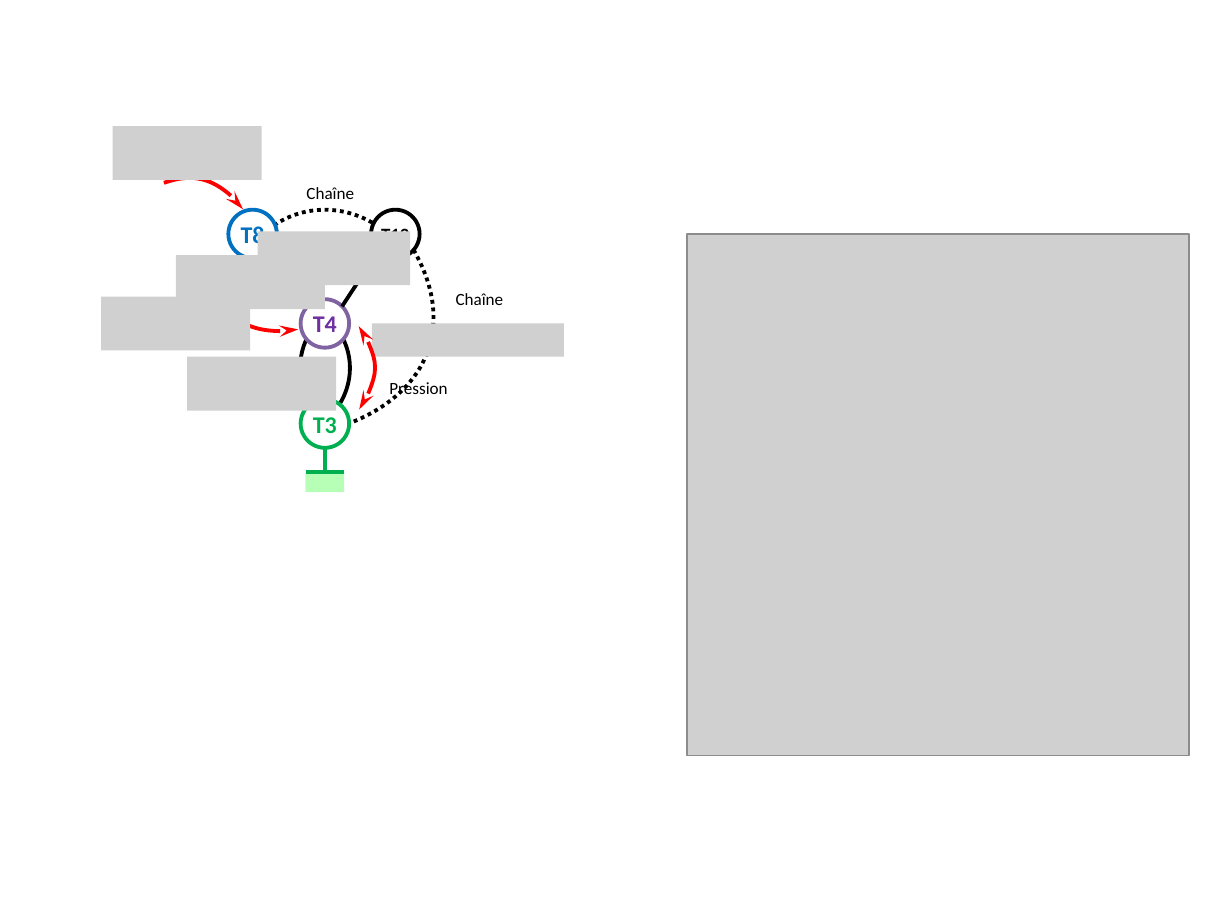
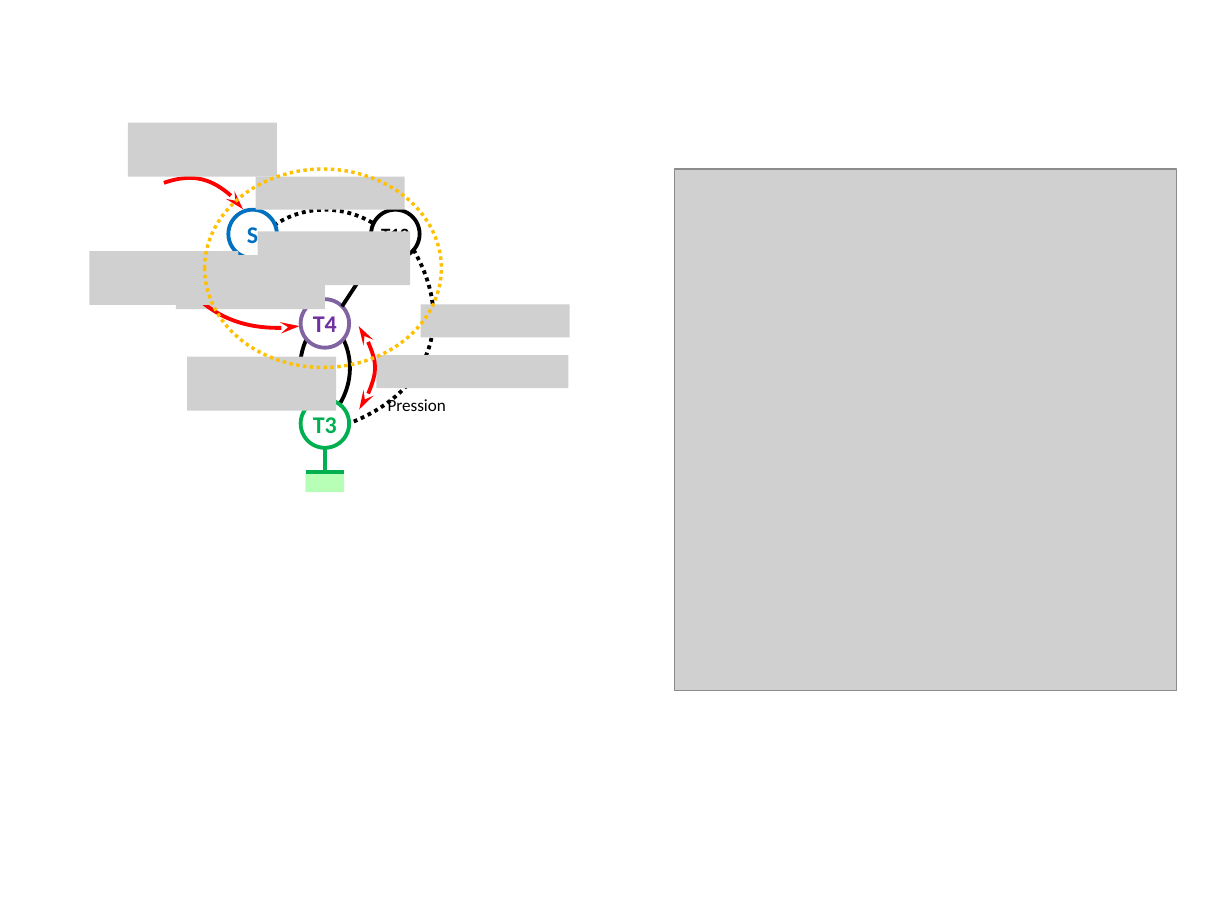
Before and after one commit to xpessoles/Cy_05_PSI_Energetique, a slide deck: slide 2 of Chapitre_01_Energetique/Application_03_ElevateurBateaux/Figures.pptx. Drawn at 1232x924 pixels with LibreOffice and Linux fonts; fonts in the diff are those of the drawing; grey boxes stand for pictures. Boxes give left, top, right and bottom in pixels: in the first picture for what was removed or moved away, otherwise in the second. Text is boxed around its words. In the diff, an @@ line names an element or a change of style, - is before the commit and + after.

Commit message:
MAJ

```diff
--- a/Chapitre_01_Energetique/Application_03_ElevateurBateaux/Figures.pptx
+++ b/Chapitre_01_Energetique/Application_03_ElevateurBateaux/Figures.pptx
@@ picture: place and size @@
-picture at [112, 126, 261, 180]
+picture at [128, 123, 277, 177]
@@ ellipse added at [205, 169, 441, 367], outline #FFC000 2 pt dashed @@
@@ picture added at [256, 176, 405, 209] @@
@@ picture: place and size @@
-picture at [687, 234, 1190, 755]
+picture at [674, 169, 1177, 690]
@@ text removed at [306, 187, 354, 199] @@
-Chaîne
@@ text in ellipse at [247, 227, 258, 243]: text changed @@
-T8
+S
@@ picture added at [90, 251, 239, 306] @@
@@ picture removed at [101, 297, 250, 351] @@
@@ freeform shape: place and size @@
-freeform shape at [216, 302, 299, 341]
+freeform shape at [182, 286, 299, 340]
@@ text removed at [456, 293, 504, 305] @@
-Chaîne
@@ picture removed at [372, 324, 564, 357] @@
@@ picture added at [421, 304, 570, 338] @@
@@ picture added at [376, 355, 568, 388] @@
@@ text "Pression" rewrapped from [389, 380, 447, 399] to [388, 397, 446, 411] @@
```
Also in this commit, not shown: 1 other slide changed.
